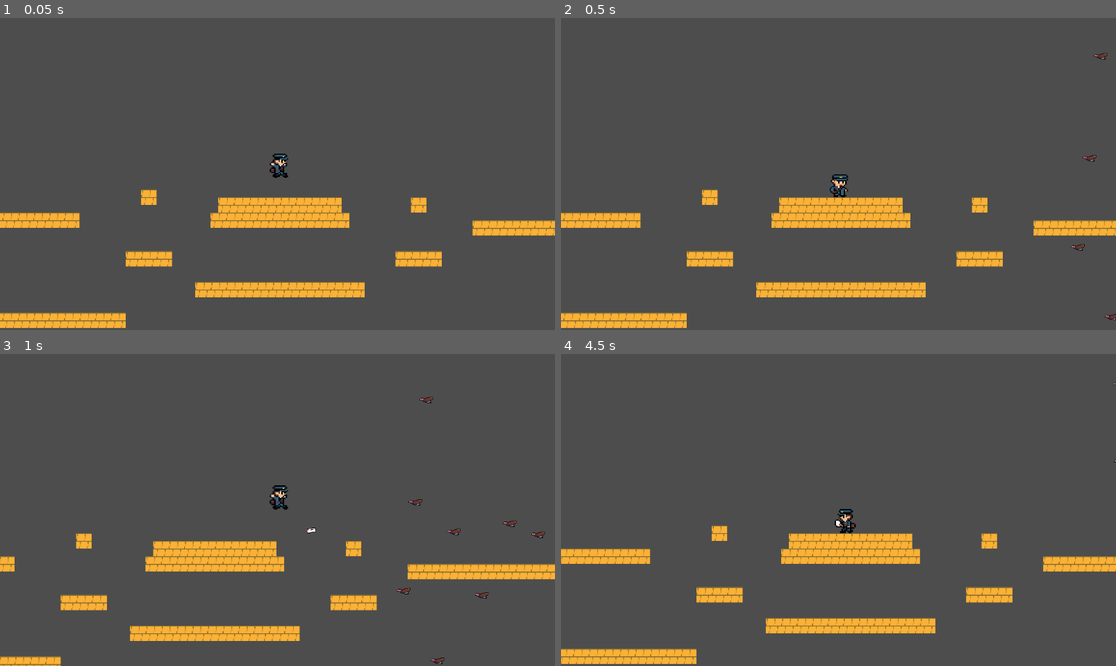
Above: before the commit, frames 1-4 (two rows, left to right).
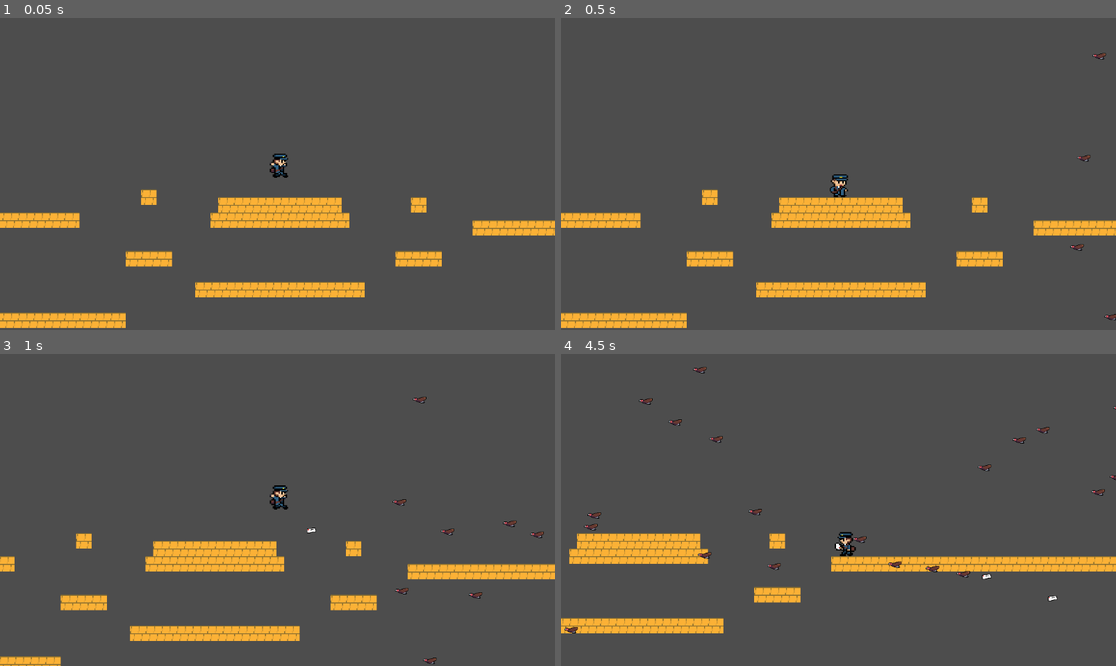
Above: after the commit, the same moments.

Repository: Suukhii/Delivery-through-time
Game: Godot game, scene res://scenes/game.tscn
Same seed, same stepped clock (60 frames per second), same inputs: the game is played once before the commit and once after it.
Inputs:
- Up to frame 1 (0.05 s): no input
- Up to frame 2 (0.5 s): no input
- Up to frame 3 (1 s): hold Right (move_right) from 0.53 s (still down); hold K (shoot_player_projectile) from 0.53 s (still down); tap Space (jump) at 0.77 s
- Up to frame 4 (4.5 s): release K (shoot_player_projectile) at 1.28 s; tap K (shoot_player_projectile) at 1.35, 2.85, 4.35 s; tap Space (jump) at 1.52, 3.02, 3.77 s; release Right (move_right) at 2.03 s; hold Left (move_left) 2.03-2.78 s; hold K (shoot_player_projectile) 2.03-2.78 s; hold Right (move_right) 2.78-4.28 s; hold K (shoot_player_projectile) 3.53-4.28 s; hold Left (move_left) from 4.28 s (still down)

Frame 1 is identical in both runs. In frame 2, 0.1% of the frame differs, in the area x 91-100%, y 11-97%; in frame 3, 0.3%; in frame 4, 12%, in the area x 0-100%, y 4-100%.

Commit message:
randomized speed a little between different vultures

Diff:
--- a/scripts/vulture.gd
+++ b/scripts/vulture.gd
@@ -2,8 +2,12 @@
 
 class_name Vulture
 
-const SPEED = 200.0
+var SPEED = 200.0
 var health = 1
+
+func _ready() -> void:
+	randomize()
+	SPEED += randf_range(0, SPEED/4)
 
 func _physics_process(delta: float) -> void:
 	velocity.x = -SPEED
